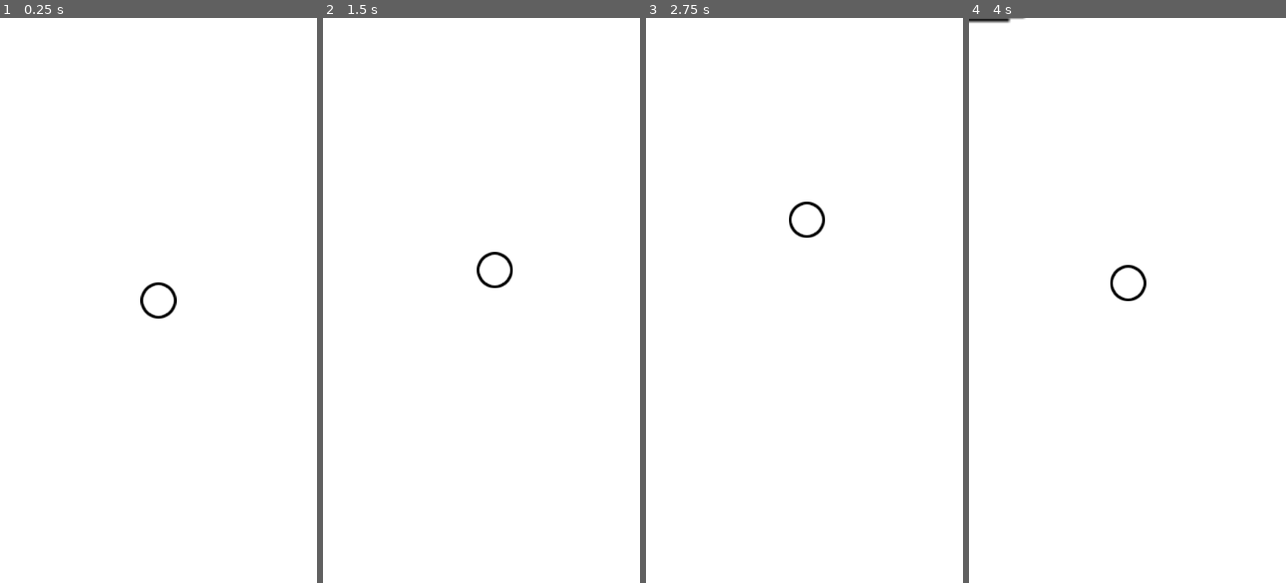
Above: before the commit, frames 1-4 (left to right).
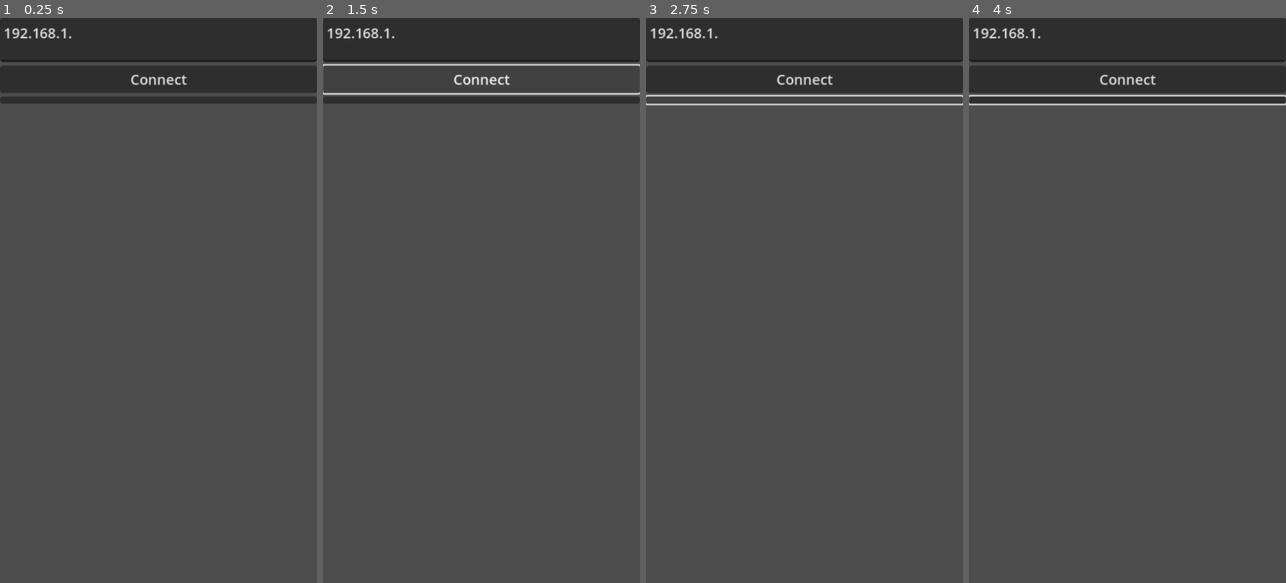
Above: after the commit, the same moments.

Repository: TheWrongUlraf/SummerGameJam2025
Game: Godot game, scene res://scenes/LobbyScreen.tscn
Same seed, same stepped clock (60 frames per second), same inputs: the game is played once before the commit and once after it. Before the commit the project starts from res://scenes/player_movement.tscn.
Inputs (mouse positions are in pixels of both pictures, inside the frame that each line leads up to):
- Up to frame 1 (0.25 s): no input
- Up to frame 2 (1.5 s): tap Enter at 0.5 s; move the mouse to (551, 272) at 0.52 s; click (551, 272) at 0.67 s; click (481, 80) at 1.25 s, where only the run after the commit has a clickable "Connect"
- Up to frame 3 (2.75 s): click (804, 102) at 2.02 s
- Up to frame 4 (4 s): drag from (1064, 328) to (1111, 413) at 2.77 s; move the mouse to (1159, 176) at 3.52 s; click (1159, 176) at 3.67 s

The runs differ from the first frame. In frame 1, 100% of the frame differs, in the area x 0-100%, y 0-100%; in frame 2, 100%; in frame 3, 100%; in frame 4, 100%.

Commit message:
Changed main scene

Diff:
--- a/project.godot
+++ b/project.godot
@@ -12,7 +12,7 @@
 
 config/name="SummerGameJam2025"
 config/version="0.1"
-run/main_scene="uid://isvo3q10tf08"
+run/main_scene="uid://2h6s5sy2i333"
 config/features=PackedStringArray("4.4", "Mobile")
 
 [autoload]
